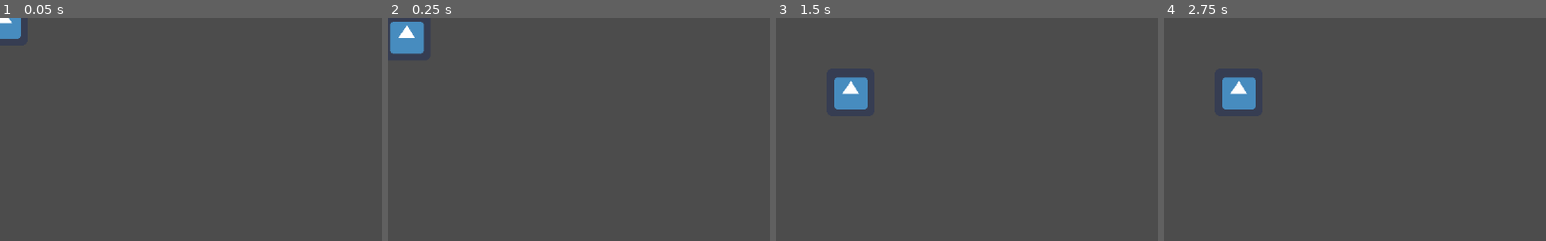
Above: before the commit, frames 1-4 (left to right).
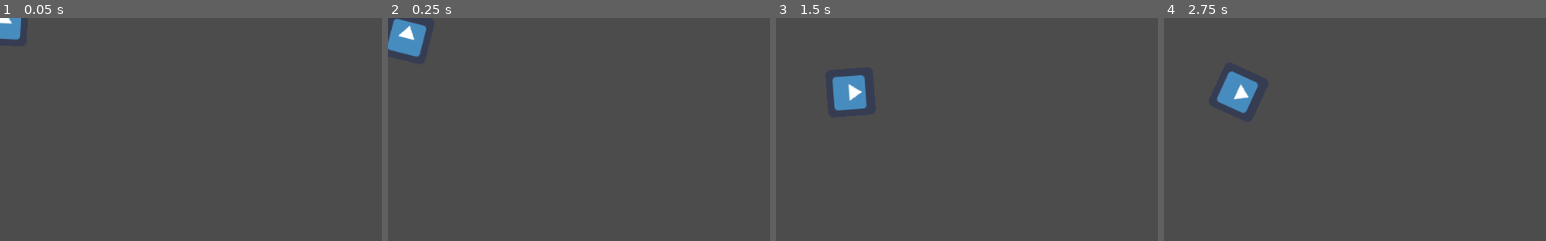
Above: after the commit, the same moments.

Repository: vadim-ilyn/godot-nodes
Game: Godot game, scene res://TweenProperties/TweenProperties.tscn
Same seed, same stepped clock (60 frames per second), same inputs: the game is played once before the commit and once after it. This scene is started directly instead of the project's main scene. The engine's default icon, where the game draws it, is replaced by a stand-in: a white triangle on a blue panel in a dark square.
Inputs:
- Up to frame 1 (0.05 s): no input
- Up to frame 2 (0.25 s): no input
- Up to frame 3 (1.5 s): no input
- Up to frame 4 (2.75 s): no input
The pictures show only the part of the screen within x 0-50%, y 0-50%; the shares and areas given below are measured in that part.

The runs differ from the first frame. In frame 1, less than 0.1% of the frame differs, in the area x 2-6%, y 0-10%; in frame 2, 0.4%; in frame 3, 0.4%; in frame 4, 0.6%, in the area x 13-25%, y 23-43%.

Commit message:
Updated tween properies example

Diff:
--- a/TweenProperties/TweenProperties.gd
+++ b/TweenProperties/TweenProperties.gd
@@ -6,8 +6,12 @@
 	var tw = Tween.new()
 	add_child(tw)
 
+	tw.connect("tween_step", self, "_on_step")
+	tw.connect("tween_completed", self, "_on_tween_finish")
+
 	sprite = get_node("Sprite")
 
+	# Object object, NodePath property, Variant initial_val, Variant final_val, float duration, TransitionType trans_type, EaseType ease_type, float delay=0
 	tw.interpolate_property(
 		sprite,
 		"position",
@@ -16,4 +20,21 @@
 		Tween.TRANS_LINEAR,
 		Tween.EASE_IN_OUT)
 
+	tw.interpolate_property(
+		sprite,
+		"rotation",
+		0,
+		2,
+		2,
+		Tween.TRANS_LINEAR,
+		Tween.EASE_IN_OUT)
+
 	tw.start()
+
+#Object object, NodePath key, float elapsed, Object value
+func _on_step(o, node_path_key, elapsed_t, value):
+	prints(o, node_path_key, elapsed_t, value)
+
+#Object object, NodePath key
+func _on_tween_finish(o, node_path_key):
+	print("finish")
